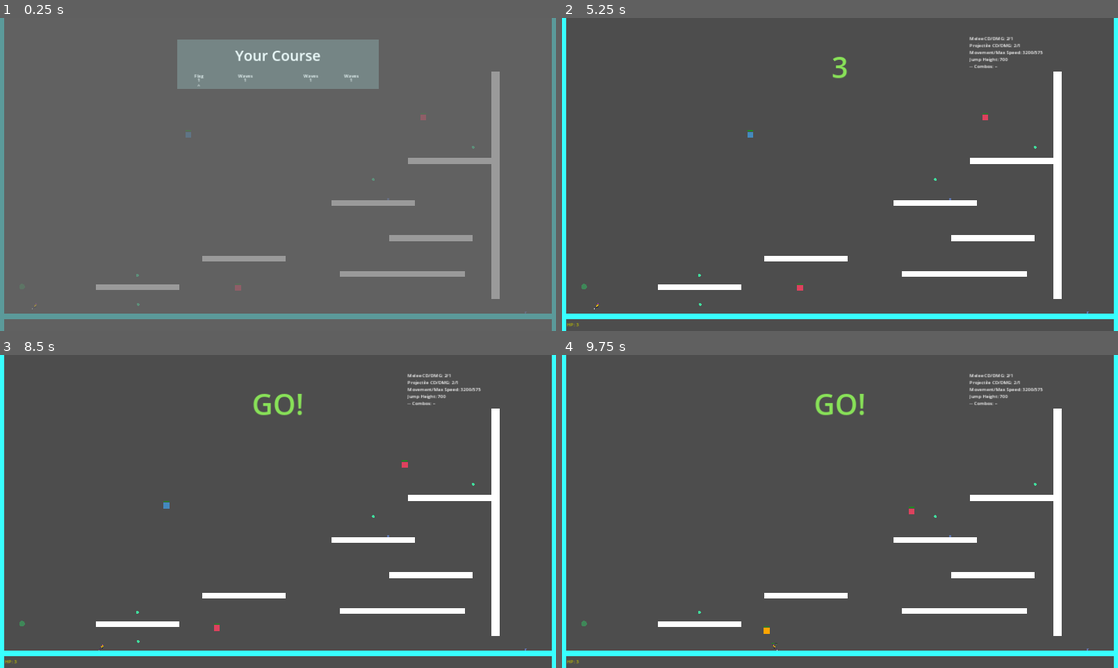
Above: before the commit, frames 1-4 (two rows, left to right).
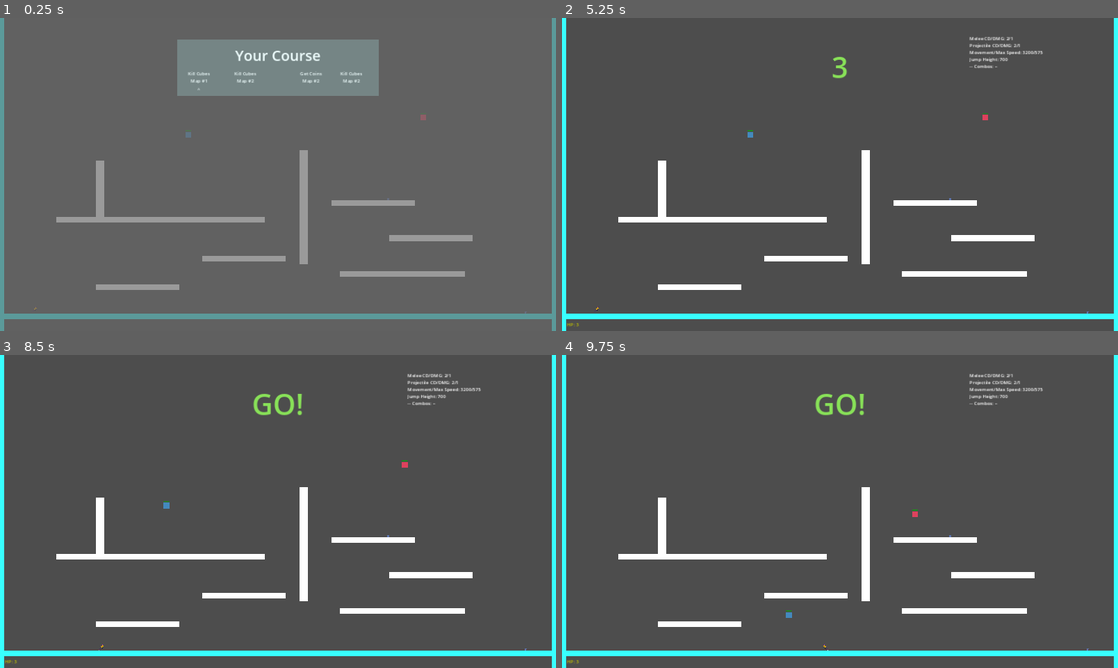
Above: after the commit, the same moments.

Repository: francoislg/broken-roguelike
Game: Godot game, scene res://Scene.tscn
The game is run twice, just before and just after one commit, with the same random seed, the same clock (stepped at 60 frames per second) and the same inputs.
Inputs:
- Up to frame 1 (0.25 s): no input
- Up to frame 2 (5.25 s): tap Enter at 0.5, 2, 3.5 s; hold Right (RIGHT) 0.53-2.03 s; tap Down (FALL) every 0.75 s from 0.6 to 5.1 s; tap Up (JUMP) at 0.77, 1.52, 3.02, 3.77, 4.52 s; tap Space at 1.25, 2.75, 4.25 s; hold A (LEFT) 2.03-2.78 s; hold Right (RIGHT) 2.78-4.28 s; hold A (LEFT) 4.28-5.03 s; hold Right (RIGHT) from 5.03 s (still down)
- Up to frame 3 (8.5 s): release Right (RIGHT) at 5.78 s; hold A (LEFT) 5.78-7.28 s; tap Down (FALL) every 0.75 s from 5.85 to 8.1 s; tap Up (JUMP) at 6.02, 6.77, 7.52 s; hold Right (RIGHT) from 7.28 s (still down)
- Up to frame 4 (9.75 s): tap Down (FALL) at 8.85, 9.6 s; tap Up (JUMP) at 9.02 s; release Right (RIGHT) at 9.53 s; hold A (LEFT) from 9.53 s (still down)

The runs differ from the first frame. In frame 1, 4.0% of the frame differs, in the area x 5-90%, y 17-94%; in frame 2, 2.9%; in frame 3, 2.9%; in frame 4, 3.0%.
Error in both runs: Invalid access of index '2' on a base object of type: 'PackedStringArray'. (res://GlobalState.gd:150)

Commit message:
Add stage 2, fix countdown, change type labels, make coins bigger

Diff:
--- a/Scene.tscn
+++ b/Scene.tscn
@@ -65,7 +65,7 @@
 offset_left = -273.0
 offset_top = 93.0
 offset_right = 273.0
-offset_bottom = 227.0
+offset_bottom = 250.0
 grow_vertical = 1
 
 [node name="ColorRect" type="ColorRect" parent="UI Stuff/CourseUI/Course"]
--- a/Scenes/StagesManager.gd
+++ b/Scenes/StagesManager.gd
@@ -6,6 +6,7 @@
 
 @export
 var disable_countdown = false
+var disable_start = disable_countdown
 
 @onready var Stage := $"../"
 @onready var Character := %Character
@@ -16,7 +17,8 @@
 @onready var Stages = $"../Stages"
 @onready var PauseMenu = %StageUI/PauseMenu
 var stages = [
-	preload("res://Stages/Stage1.tscn")
+	preload("res://Stages/Stage1.tscn"),
+	preload("res://Stages/Stage2.tscn")
 ]
 var stageInstances: Array[StageManager] = []
 
@@ -128,7 +130,8 @@
 					)
 				)
 	)
-	if !disable_countdown:
+	if !disable_start:
+		get_tree().paused = true
 		Countdown.reset();
 
 func show_combos():
@@ -138,9 +141,8 @@
 	ComboMenu.connect("combo_choice", after_combo_selection)
 
 func after_combo_selection(_combo):
-	get_tree().paused = false
 	ComboMenu.disconnect("combo_choice", after_combo_selection)
-	start_stage_countdown();
+	start_stage();
 
 func finish_stage():
 	if currentStage:
--- a/Stages/Coin.tscn
+++ b/Stages/Coin.tscn
@@ -4,7 +4,7 @@
 [ext_resource type="Script" path="res://DrawSolidCircle.gd" id="2_xhxxv"]
 
 [sub_resource type="CircleShape2D" id="CircleShape2D_et5ss"]
-radius = 2.0
+radius = 11.39
 
 [node name="StaticBody2D" type="StaticBody2D"]
 collision_layer = 16
@@ -15,5 +15,5 @@
 shape = SubResource("CircleShape2D_et5ss")
 debug_color = Color(0, 0.6, 0.701961, 0.419608)
 script = ExtResource("2_xhxxv")
-radius = 2.0
-color = Color(0.678431, 1, 0.184314, 1)
+radius = 5.0
+color = Color(0.905882, 0.929412, 0.313726, 1)
--- a/Stages/Stage1.tscn
+++ b/Stages/Stage1.tscn
@@ -24,10 +24,10 @@
 resource_local_to_scene = true
 size = Vector2(28.5, 392.5)
 
-[node name="Stage" instance=ExtResource("1_vaij1")]
+[node name="Stage1" instance=ExtResource("1_vaij1")]
 
 [node name="StartingPoint" parent="." index="0"]
-position = Vector2(121, 1465)
+position = Vector2(121, 1476)
 
 [node name="Spring" parent="Props" index="0" instance=ExtResource("9_ku4ms")]
 position = Vector2(1815, 1485)
--- /dev/null
+++ b/Stages/Stage2.tscn
@@ -0,0 +1,197 @@
+[gd_scene load_steps=14 format=3 uid="uid://bu4y25os12ex7"]
+
+[ext_resource type="PackedScene" uid="uid://d3lqabdfkasx" path="res://Stages/BaseStage.tscn" id="1_kr20p"]
+[ext_resource type="PackedScene" uid="uid://bntpgdab8uuj3" path="res://Stages/Props/Spring.tscn" id="2_db0a8"]
+[ext_resource type="PackedScene" uid="uid://dn0ma3hk1naix" path="res://Stages/Floor.tscn" id="3_v8lkt"]
+[ext_resource type="PackedScene" uid="uid://bdk261jttat2w" path="res://Stages/Wall.tscn" id="4_luvb7"]
+[ext_resource type="PackedScene" uid="uid://kpvuqsv3l53p" path="res://Enemies/BasicFollowingEnemy.tscn" id="5_vs1ij"]
+[ext_resource type="PackedScene" uid="uid://cfr7r3stmxy5q" path="res://Enemies/BasicDashingEnemy.tscn" id="6_rk5os"]
+[ext_resource type="PackedScene" uid="uid://o3v3wdg0q66m" path="res://Stages/Coin.tscn" id="7_cmi13"]
+[ext_resource type="PackedScene" uid="uid://dlxru70euhnqr" path="res://Stages/Flag.tscn" id="8_d35sh"]
+[ext_resource type="PackedScene" uid="uid://daxnvwii14dnn" path="res://Stages/Area.tscn" id="9_bdk37"]
+
+[sub_resource type="RectangleShape2D" id="RectangleShape2D_kyjpw"]
+size = Vector2(432, 116)
+
+[sub_resource type="RectangleShape2D" id="RectangleShape2D_r72mv"]
+size = Vector2(289, 117.5)
+
+[sub_resource type="RectangleShape2D" id="RectangleShape2D_eb8oj"]
+resource_local_to_scene = true
+size = Vector2(288, 20)
+
+[sub_resource type="RectangleShape2D" id="RectangleShape2D_kodpu"]
+resource_local_to_scene = true
+size = Vector2(28.5, 392.5)
+
+[node name="Stage2" instance=ExtResource("1_kr20p")]
+
+[node name="StartingPoint" parent="." index="0"]
+position = Vector2(828, 1473)
+
+[node name="Spring" parent="Props" index="0" instance=ExtResource("2_db0a8")]
+position = Vector2(1101, 1485)
+
+[node name="Spring3" parent="Props" index="1" instance=ExtResource("2_db0a8")]
+position = Vector2(327, 1485)
+
+[node name="Spring4" parent="Props" index="2" instance=ExtResource("2_db0a8")]
+position = Vector2(236, 956)
+
+[node name="Spring5" parent="Props" index="3" instance=ExtResource("2_db0a8")]
+position = Vector2(1092, 951)
+
+[node name="Spring6" parent="Props" index="4" instance=ExtResource("2_db0a8")]
+position = Vector2(1374, 951)
+
+[node name="Spring2" parent="Props" index="5" instance=ExtResource("2_db0a8")]
+position = Vector2(1782, 1347)
+
+[node name="Floor2" parent="Walls" index="0" instance=ExtResource("3_v8lkt")]
+position = Vector2(1647, 1362)
+
+[node name="Floor3" parent="Walls" index="1" instance=ExtResource("3_v8lkt")]
+position = Vector2(512, 724)
+
+[node name="Floor4" parent="Walls" index="2" instance=ExtResource("3_v8lkt")]
+position = Vector2(441, 971)
+scale = Vector2(1.5, 1)
+
+[node name="Floor10" parent="Walls" index="3" instance=ExtResource("3_v8lkt")]
+position = Vector2(1373, 966)
+scale = Vector2(2.08, 1)
+
+[node name="Floor9" parent="Walls" index="4" instance=ExtResource("3_v8lkt")]
+position = Vector2(579, 1383)
+scale = Vector2(1.22, 1)
+
+[node name="Floor5" parent="Walls" index="5" instance=ExtResource("3_v8lkt")]
+position = Vector2(828, 1222)
+scale = Vector2(1.5, 1)
+
+[node name="Floor6" parent="Walls" index="6" instance=ExtResource("3_v8lkt")]
+position = Vector2(1488, 1230)
+
+[node name="Floor7" parent="Walls" index="7" instance=ExtResource("3_v8lkt")]
+position = Vector2(1635, 544)
+
+[node name="Floor8" parent="Walls" index="8" instance=ExtResource("3_v8lkt")]
+position = Vector2(1310, 375)
+
+[node name="Wall3" parent="Walls" index="9" instance=ExtResource("4_luvb7")]
+position = Vector2(904, 589)
+scale = Vector2(1, 2)
+
+[node name="Wall6" parent="Walls" index="10" instance=ExtResource("4_luvb7")]
+position = Vector2(1088, 1037)
+scale = Vector2(1, 0.41)
+
+[node name="Wall4" parent="Walls" index="11" instance=ExtResource("4_luvb7")]
+position = Vector2(1153, 561)
+
+[node name="Wall5" parent="Walls" index="12" instance=ExtResource("4_luvb7")]
+position = Vector2(195, 1249)
+scale = Vector2(1, 0.5)
+
+[node name="FollowingEnemy3" parent="Enemies" index="0" node_paths=PackedStringArray("respawner") instance=ExtResource("5_vs1ij")]
+position = Vector2(307, 520)
+stage_layer = 5
+initialHp = 1.0
+timeToRespawnInSec = 1.0
+respawner = NodePath("../../Respawners/Respawn1")
+
+[node name="DashingEnemy" parent="Enemies" index="1" node_paths=PackedStringArray("respawner") instance=ExtResource("6_rk5os")]
+position = Vector2(1336, 302)
+timeToRespawnInSec = 1.0
+respawner = NodePath("../../Respawners/Respawn1")
+
+[node name="FollowingEnemy2" parent="Enemies" index="2" node_paths=PackedStringArray("respawner") instance=ExtResource("5_vs1ij")]
+position = Vector2(1593, 639)
+stage_layer = 6
+timeToRespawnInSec = 1.0
+respawner = NodePath("../../Respawners/Respawn2")
+
+[node name="Coin" parent="Coins" index="0" instance=ExtResource("7_cmi13")]
+position = Vector2(477, 1354)
+
+[node name="Coin9" parent="Coins" index="1" instance=ExtResource("7_cmi13")]
+position = Vector2(137, 1175)
+
+[node name="Coin2" parent="Coins" index="2" instance=ExtResource("7_cmi13")]
+position = Vector2(821, 1189)
+
+[node name="Coin3" parent="Coins" index="3" instance=ExtResource("7_cmi13")]
+position = Vector2(512, 699)
+
+[node name="Coin4" parent="Coins" index="4" instance=ExtResource("7_cmi13")]
+position = Vector2(1365, 660)
+
+[node name="Coin5" parent="Coins" index="5" instance=ExtResource("7_cmi13")]
+position = Vector2(1489, 1197)
+
+[node name="Coin6" parent="Coins" index="6" instance=ExtResource("7_cmi13")]
+position = Vector2(1644, 1322)
+
+[node name="Coin7" parent="Coins" index="7" instance=ExtResource("7_cmi13")]
+position = Vector2(1158, 342)
+
+[node name="Coin8" parent="Coins" index="8" instance=ExtResource("7_cmi13")]
+position = Vector2(1030, 552)
+
+[node name="WavesStage" parent="Behaviors" index="1"]
+multiplier = 1.5
+
+[node name="Flag" parent="Flags" index="0" instance=ExtResource("8_d35sh")]
+position = Vector2(475, 1358)
+
+[node name="Flag2" parent="Flags" index="1" instance=ExtResource("8_d35sh")]
+position = Vector2(644, 694)
+
+[node name="Flag3" parent="Flags" index="2" instance=ExtResource("8_d35sh")]
+position = Vector2(1513, 519)
+
+[node name="Flag4" parent="Flags" index="3" instance=ExtResource("8_d35sh")]
+position = Vector2(1219, 943)
+
+[node name="FlagDestination" parent="." index="7"]
+position = Vector2(1242, 1392)
+
+[node name="Area" parent="Areas" index="0" instance=ExtResource("9_bdk37")]
+position = Vector2(438, 891)
+
+[node name="CollisionShape2D" parent="Areas/Area" index="0"]
+shape = SubResource("RectangleShape2D_kyjpw")
+
+[node name="Area2" parent="Areas" index="1" instance=ExtResource("9_bdk37")]
+position = Vector2(1637, 464)
+
+[node name="CollisionShape2D" parent="Areas/Area2" index="0"]
+shape = SubResource("RectangleShape2D_r72mv")
+
+[node name="Respawn1" type="Node2D" parent="Respawners" index="0"]
+position = Vector2(47, 774)
+
+[node name="Respawn2" type="Node2D" parent="Respawners" index="1"]
+position = Vector2(1850, 818)
+
+[node name="CollisionShape2D" parent="Bounds/Bottom" index="0"]
+shape = SubResource("RectangleShape2D_eb8oj")
+
+[node name="CollisionShape2D" parent="Bounds/Top" index="0"]
+shape = SubResource("RectangleShape2D_eb8oj")
+
+[node name="CollisionShape2D" parent="Bounds/Left" index="0"]
+shape = SubResource("RectangleShape2D_kodpu")
+
+[node name="Right" parent="Bounds" index="3"]
+position = Vector2(1920, 0)
+
+[node name="CollisionShape2D" parent="Bounds/Right" index="0"]
+shape = SubResource("RectangleShape2D_kodpu")
+
+[editable path="Areas/Area"]
+[editable path="Areas/Area2"]
+[editable path="Bounds/Bottom"]
+[editable path="Bounds/Top"]
+[editable path="Bounds/Left"]
+[editable path="Bounds/Right"]
--- a/UI/Course.tscn
+++ b/UI/Course.tscn
@@ -11,10 +11,10 @@
 anchor_top = 0.5
 anchor_right = 0.5
 anchor_bottom = 0.5
-offset_left = -296.5
-offset_top = -108.5
-offset_right = 296.5
-offset_bottom = 108.5
+offset_left = -296.0
+offset_top = -108.0
+offset_right = 297.0
+offset_bottom = 58.0
 grow_horizontal = 2
 grow_vertical = 2
 script = ExtResource("1_6vtyu")
@@ -24,7 +24,8 @@
 anchors_preset = 2
 anchor_top = 1.0
 anchor_bottom = 1.0
-offset_top = -40.0
+offset_top = -66.0
+offset_bottom = -26.0
 grow_vertical = 0
 
 [node name="CourseStage2" parent="." instance=ExtResource("2_744da")]
@@ -33,8 +34,9 @@
 anchor_top = 1.0
 anchor_bottom = 1.0
 offset_left = 140.0
-offset_top = -40.0
+offset_top = -66.0
 offset_right = 180.0
+offset_bottom = -26.0
 grow_vertical = 0
 
 [node name="CourseStage3" parent="." instance=ExtResource("2_744da")]
@@ -45,8 +47,9 @@
 anchor_right = 1.0
 anchor_bottom = 1.0
 offset_left = -180.0
-offset_top = -40.0
+offset_top = -66.0
 offset_right = -140.0
+offset_bottom = -26.0
 grow_horizontal = 0
 grow_vertical = 0
 
@@ -58,7 +61,8 @@
 anchor_right = 1.0
 anchor_bottom = 1.0
 offset_left = -40.0
-offset_top = -40.0
+offset_top = -66.0
+offset_bottom = -26.0
 grow_horizontal = 0
 grow_vertical = 0
 
--- a/UI/CourseStage.gd
+++ b/UI/CourseStage.gd
@@ -8,10 +8,10 @@
 @onready var Selected = $"Selected"
 
 var typesMap = {
-	StageTypes.types.AreaControl: 'AreaControl',
-	StageTypes.types.CaptureTheFlag: 'Flag',
-	StageTypes.types.Coins: 'Coins',
-	StageTypes.types.Waves: 'Waves'
+	StageTypes.types.AreaControl: 'Area Control',
+	StageTypes.types.CaptureTheFlag: 'Bring Back Flags',
+	StageTypes.types.Coins: 'Get Coins',
+	StageTypes.types.Waves: 'Kill Cubes'
 }
 
 func _ready():
@@ -20,7 +20,7 @@
 		StageType.set_text(typesMap[StageTypes.types.AreaControl])
 
 func set_config(config: StageConfiguration):
-	StageNum.set_text("%s" % (config.index + 1))
+	StageNum.set_text("Map #%s" % (config.index + 1))
 	StageType.set_text(typesMap[config.type])
 
 func set_selected(selected: bool):
--- a/UI/CourseStage.tscn
+++ b/UI/CourseStage.tscn
@@ -5,42 +5,54 @@
 [node name="CourseStage" type="Control"]
 layout_mode = 3
 anchors_preset = 0
+offset_top = -18.0
+offset_bottom = -18.0
 script = ExtResource("1_6f5s3")
 
 [node name="StageNum" type="Label" parent="."]
 layout_mode = 1
-anchors_preset = 7
+anchors_preset = 8
 anchor_left = 0.5
-anchor_top = 1.0
+anchor_top = 0.5
 anchor_right = 0.5
-anchor_bottom = 1.0
+anchor_bottom = 0.5
 offset_left = -8.0
-offset_top = -26.0
 offset_right = 8.0
+offset_bottom = 26.0
 grow_horizontal = 2
-grow_vertical = 0
+grow_vertical = 2
 text = "1"
 horizontal_alignment = 1
 
 [node name="StageType" type="Label" parent="."]
 layout_mode = 1
-anchors_preset = 10
-anchor_right = 1.0
-offset_bottom = 26.0
+anchors_preset = 8
+anchor_left = 0.5
+anchor_top = 0.5
+anchor_right = 0.5
+anchor_bottom = 0.5
+offset_left = -47.0
+offset_top = -25.0
+offset_right = 47.0
+offset_bottom = 1.0
 grow_horizontal = 2
+grow_vertical = 2
 text = "AreaControl"
 horizontal_alignment = 1
 
 [node name="Selected" type="Label" parent="."]
 visible = false
 layout_mode = 1
-anchors_preset = 5
+anchors_preset = 8
 anchor_left = 0.5
+anchor_top = 0.5
 anchor_right = 0.5
+anchor_bottom = 0.5
 offset_left = -20.0
-offset_top = 33.0
+offset_top = 29.0
 offset_right = 20.0
-offset_bottom = 56.0
+offset_bottom = 55.0
 grow_horizontal = 2
+grow_vertical = 2
 text = "^"
 horizontal_alignment = 1
